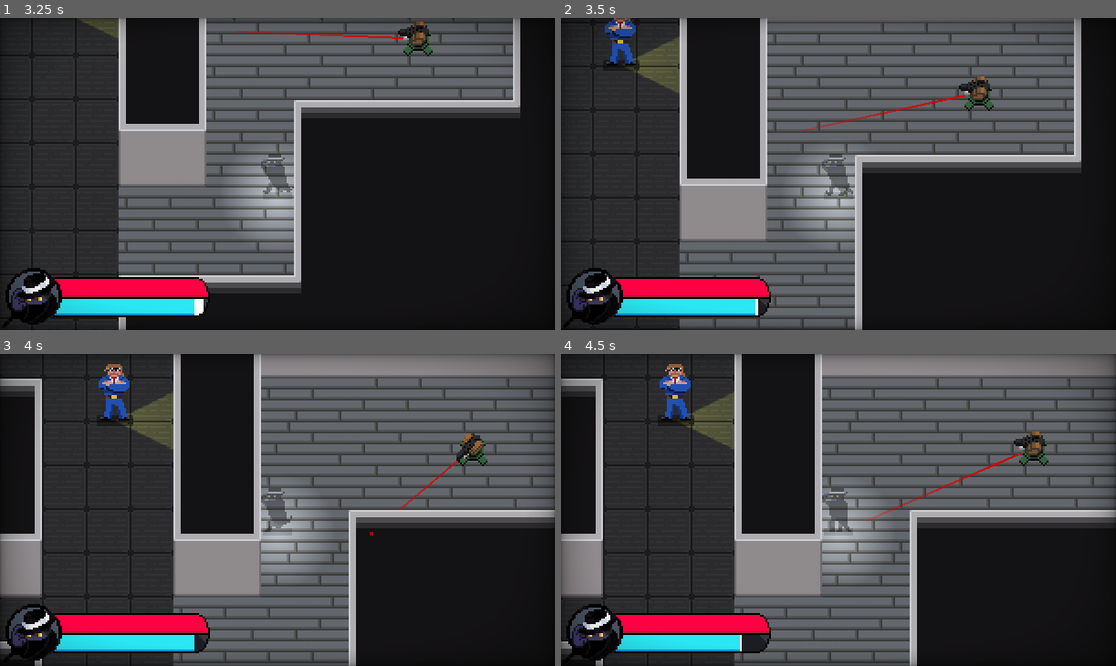
Above: before the commit, frames 1-4 (two rows, left to right).
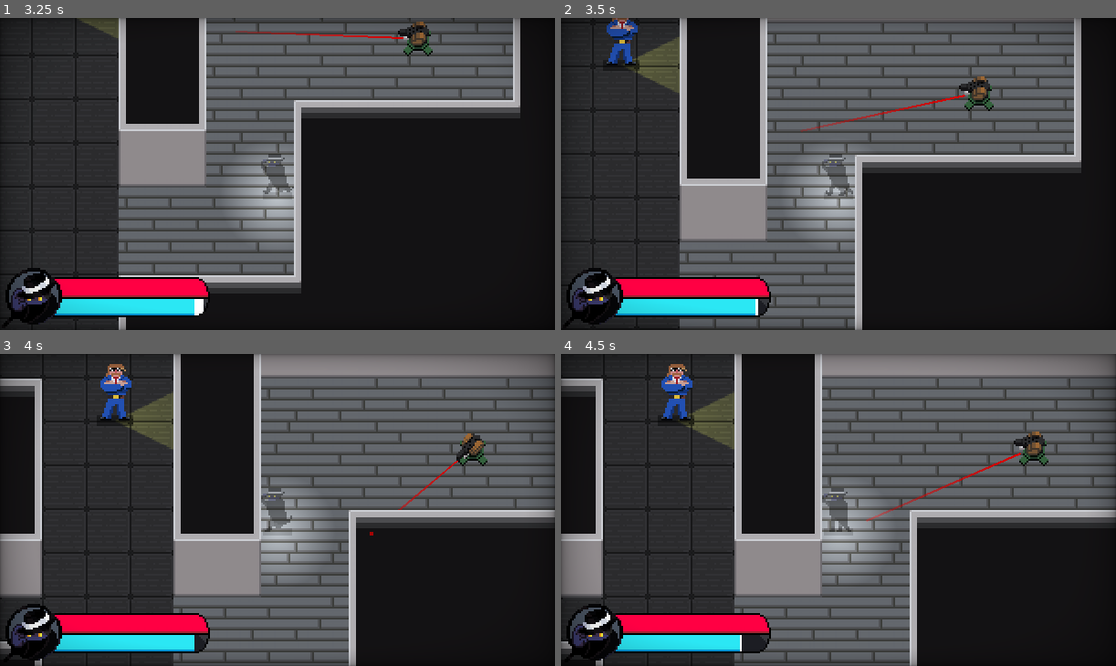
Above: after the commit, the same moments.

Repository: Cabidge/SGD1
Game: Godot game, scene res://assets/Main.tscn
Two runs of this game, one before a commit and one after it. Both use one fixed random seed, a clock stepped at 60 frames per second and the inputs below. The engine's default icon, where the game draws it, is replaced by a stand-in: a white triangle on a blue panel in a dark square.
Inputs (mouse positions are in pixels of both pictures, inside the frame that each line leads up to):
- Up to frame 1 (3.25 s): tap Enter at 0.5 s; move the mouse to (399, 158) at 0.52 s; press the mouse at (399, 158) at 0.53 s; hold D (move_right) 0.53-1.28 s; move the mouse to (166, 189) at 1.27 s; release the mouse at (166, 189) at 1.28 s; hold S (move_down) 1.28-2.03 s; click (166, 189) at 1.35 s; move the mouse to (333, 105) at 2.02 s; hold D (move_right) 2.03-2.78 s; hold Right mouse button (stealth) 2.03-2.78 s; click (333, 105) at 2.3 s; move the mouse to (249, 236) at 2.77 s; hold W (move_up) from 2.78 s (still down); click (249, 236) at 2.85 s
- Up to frame 2 (3.5 s): keep holding W (move_up)
- Up to frame 3 (4 s): move the mouse to (444, 556) at 3.52 s; release W (move_up) at 3.53 s; press the mouse at (444, 556) at 3.53 s; hold A (move_left) from 3.53 s (still down)
- Up to frame 4 (4.5 s): keep holding A (move_left); move the mouse to (672, 463) at 4.27 s; release the mouse at (672, 463) at 4.28 s; right-click (672, 463) at 4.35 s

Frame 1 is identical in both runs. In frame 2, 0.2% of the frame differs, in the area x 7-14%, y 0-15%; in frame 3, 0.3%, in the area x 17-24%, y 3-21%; in frame 4, 0.3%.

Commit message:
Increase stab angle

Diff:
--- a/assets/guard/Guard.tscn
+++ b/assets/guard/Guard.tscn
@@ -37,80 +37,80 @@
 region = Rect2( 64, 32, 32, 32 )
 
 [sub_resource type="AtlasTexture" id=7]
+atlas = ExtResource( 4 )
+region = Rect2( 64, 0, 32, 32 )
+
+[sub_resource type="AtlasTexture" id=8]
+atlas = ExtResource( 4 )
+region = Rect2( 96, 0, 32, 32 )
+
+[sub_resource type="AtlasTexture" id=9]
+atlas = ExtResource( 4 )
+region = Rect2( 128, 0, 32, 32 )
+
+[sub_resource type="AtlasTexture" id=10]
+atlas = ExtResource( 4 )
+region = Rect2( 0, 32, 32, 32 )
+
+[sub_resource type="AtlasTexture" id=11]
+atlas = ExtResource( 4 )
+region = Rect2( 32, 32, 32, 32 )
+
+[sub_resource type="AtlasTexture" id=12]
+atlas = ExtResource( 4 )
+region = Rect2( 64, 32, 32, 32 )
+
+[sub_resource type="AtlasTexture" id=13]
+atlas = ExtResource( 4 )
+region = Rect2( 96, 32, 32, 32 )
+
+[sub_resource type="AtlasTexture" id=14]
+atlas = ExtResource( 4 )
+region = Rect2( 128, 32, 32, 32 )
+
+[sub_resource type="AtlasTexture" id=15]
+atlas = ExtResource( 4 )
+region = Rect2( 0, 64, 32, 32 )
+
+[sub_resource type="AtlasTexture" id=16]
+atlas = ExtResource( 4 )
+region = Rect2( 32, 64, 32, 32 )
+
+[sub_resource type="AtlasTexture" id=17]
+atlas = ExtResource( 4 )
+region = Rect2( 64, 64, 32, 32 )
+
+[sub_resource type="AtlasTexture" id=18]
+atlas = ExtResource( 4 )
+region = Rect2( 96, 64, 32, 32 )
+
+[sub_resource type="AtlasTexture" id=19]
+atlas = ExtResource( 4 )
+region = Rect2( 128, 64, 32, 32 )
+
+[sub_resource type="AtlasTexture" id=20]
+atlas = ExtResource( 4 )
+region = Rect2( 0, 96, 32, 32 )
+
+[sub_resource type="AtlasTexture" id=21]
+atlas = ExtResource( 4 )
+region = Rect2( 32, 96, 32, 32 )
+
+[sub_resource type="AtlasTexture" id=22]
+atlas = ExtResource( 4 )
+region = Rect2( 64, 96, 32, 32 )
+
+[sub_resource type="AtlasTexture" id=23]
 atlas = ExtResource( 3 )
 region = Rect2( 0, 0, 32, 32 )
 
-[sub_resource type="AtlasTexture" id=8]
+[sub_resource type="AtlasTexture" id=24]
 atlas = ExtResource( 3 )
 region = Rect2( 32, 0, 32, 32 )
 
-[sub_resource type="AtlasTexture" id=9]
+[sub_resource type="AtlasTexture" id=25]
 atlas = ExtResource( 3 )
 region = Rect2( 0, 32, 32, 32 )
-
-[sub_resource type="AtlasTexture" id=10]
-atlas = ExtResource( 4 )
-region = Rect2( 64, 0, 32, 32 )
-
-[sub_resource type="AtlasTexture" id=11]
-atlas = ExtResource( 4 )
-region = Rect2( 96, 0, 32, 32 )
-
-[sub_resource type="AtlasTexture" id=12]
-atlas = ExtResource( 4 )
-region = Rect2( 128, 0, 32, 32 )
-
-[sub_resource type="AtlasTexture" id=13]
-atlas = ExtResource( 4 )
-region = Rect2( 0, 32, 32, 32 )
-
-[sub_resource type="AtlasTexture" id=14]
-atlas = ExtResource( 4 )
-region = Rect2( 32, 32, 32, 32 )
-
-[sub_resource type="AtlasTexture" id=15]
-atlas = ExtResource( 4 )
-region = Rect2( 64, 32, 32, 32 )
-
-[sub_resource type="AtlasTexture" id=16]
-atlas = ExtResource( 4 )
-region = Rect2( 96, 32, 32, 32 )
-
-[sub_resource type="AtlasTexture" id=17]
-atlas = ExtResource( 4 )
-region = Rect2( 128, 32, 32, 32 )
-
-[sub_resource type="AtlasTexture" id=18]
-atlas = ExtResource( 4 )
-region = Rect2( 0, 64, 32, 32 )
-
-[sub_resource type="AtlasTexture" id=19]
-atlas = ExtResource( 4 )
-region = Rect2( 32, 64, 32, 32 )
-
-[sub_resource type="AtlasTexture" id=20]
-atlas = ExtResource( 4 )
-region = Rect2( 64, 64, 32, 32 )
-
-[sub_resource type="AtlasTexture" id=21]
-atlas = ExtResource( 4 )
-region = Rect2( 96, 64, 32, 32 )
-
-[sub_resource type="AtlasTexture" id=22]
-atlas = ExtResource( 4 )
-region = Rect2( 128, 64, 32, 32 )
-
-[sub_resource type="AtlasTexture" id=23]
-atlas = ExtResource( 4 )
-region = Rect2( 0, 96, 32, 32 )
-
-[sub_resource type="AtlasTexture" id=24]
-atlas = ExtResource( 4 )
-region = Rect2( 32, 96, 32, 32 )
-
-[sub_resource type="AtlasTexture" id=25]
-atlas = ExtResource( 4 )
-region = Rect2( 64, 96, 32, 32 )
 
 [sub_resource type="SpriteFrames" id=26]
 animations = [ {
@@ -124,15 +124,15 @@
 "name": "walk",
 "speed": 10.0
 }, {
-"frames": [ SubResource( 7 ), SubResource( 8 ), SubResource( 9 ) ],
+"frames": [ SubResource( 7 ), SubResource( 8 ), SubResource( 9 ), SubResource( 10 ), SubResource( 11 ), SubResource( 12 ), SubResource( 13 ), SubResource( 14 ), SubResource( 15 ), SubResource( 16 ), SubResource( 17 ), SubResource( 18 ), SubResource( 19 ), SubResource( 20 ), SubResource( 21 ), SubResource( 22 ) ],
+"loop": true,
+"name": "attack",
+"speed": 10.0
+}, {
+"frames": [ SubResource( 23 ), SubResource( 24 ), SubResource( 25 ) ],
 "loop": false,
 "name": "dying",
 "speed": 5.0
-}, {
-"frames": [ SubResource( 10 ), SubResource( 11 ), SubResource( 12 ), SubResource( 13 ), SubResource( 14 ), SubResource( 15 ), SubResource( 16 ), SubResource( 17 ), SubResource( 18 ), SubResource( 19 ), SubResource( 20 ), SubResource( 21 ), SubResource( 22 ), SubResource( 23 ), SubResource( 24 ), SubResource( 25 ) ],
-"loop": true,
-"name": "attack",
-"speed": 10.0
 } ]
 
 [sub_resource type="CapsuleShape2D" id=27]
@@ -160,6 +160,18 @@
 "update": 0,
 "values": [ Vector2( 10, 3 ), Vector2( 19, 4 ) ]
 }
+tracks/1/type = "value"
+tracks/1/path = NodePath("Light2D:energy")
+tracks/1/interp = 1
+tracks/1/loop_wrap = true
+tracks/1/imported = false
+tracks/1/enabled = true
+tracks/1/keys = {
+"times": PoolRealArray( 0, 1 ),
+"transitions": PoolRealArray( 0.5, 1 ),
+"update": 0,
+"values": [ 1.0, 0.0 ]
+}
 
 [node name="Guard" type="KinematicBody2D" groups=[
 "Guard",
@@ -180,6 +192,7 @@
 position = Vector2( 0, -16 )
 frames = SubResource( 26 )
 playing = true
+flip_h = true
 
 [node name="CollisionShape2D" type="CollisionShape2D" parent="."]
 visible = false
--- a/assets/guard/GuardStabRange.gd
+++ b/assets/guard/GuardStabRange.gd
@@ -1,6 +1,6 @@
 extends "res://assets/backstab/StabRange.gd"
 
-const BACKSTAB_ANGLE = deg2rad(50)
+const BACKSTAB_ANGLE = deg2rad(80)
 
 func can_stab(player : Character2D) -> bool:
 	var player_vec = (player.position - get_parent().position)
